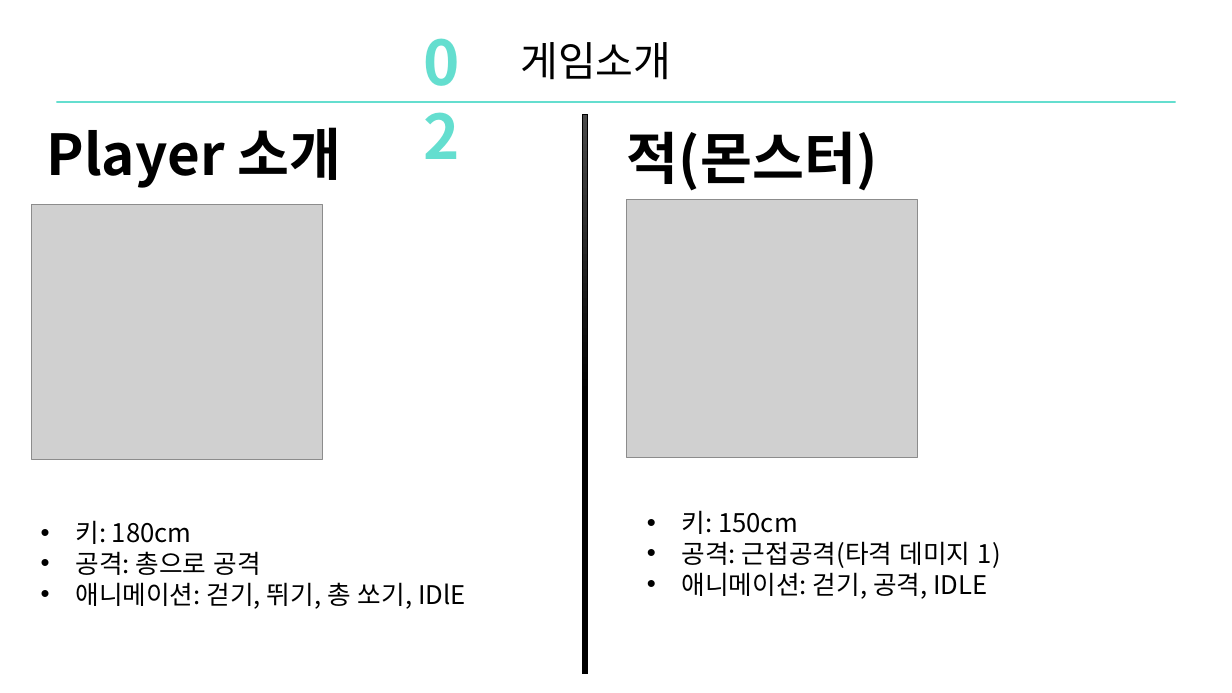
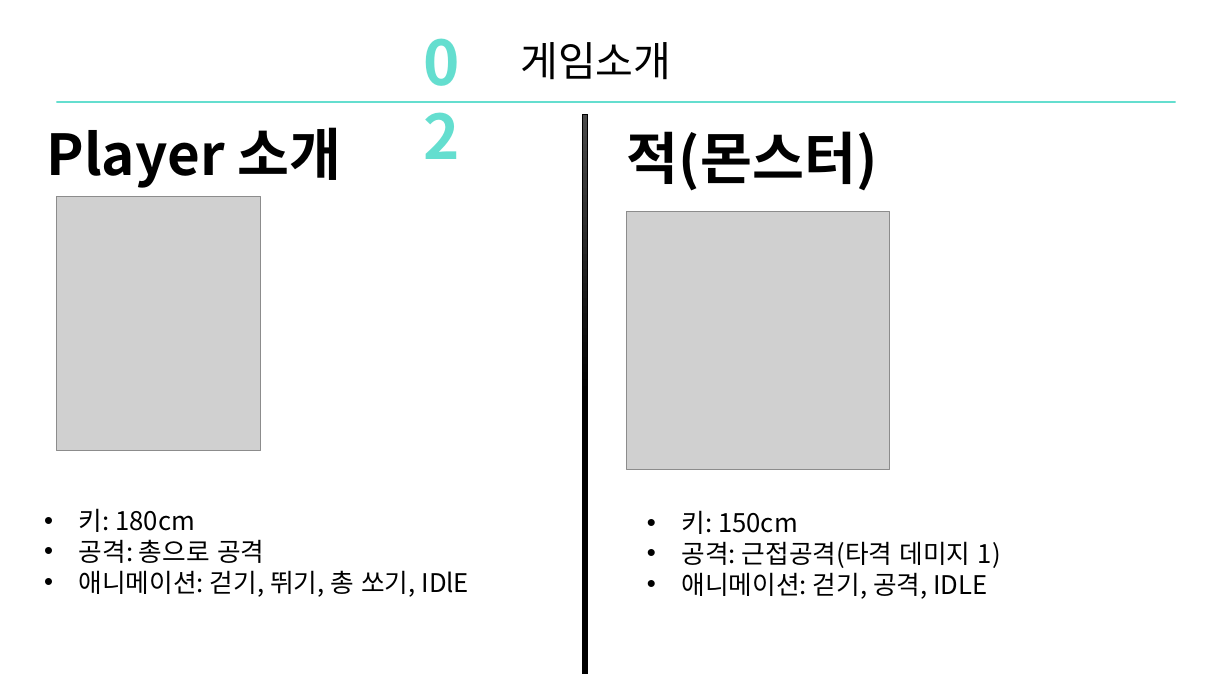
Before and after one commit to DoHanK/COLONY, a slide deck: slide 10 of 기획서/Colony_ppt발표.pptx (slide 8 before the commit). Drawn at 1232x693 pixels with LibreOffice and Linux fonts; fonts in the diff are those of the drawing; grey boxes stand for pictures. Boxes give left, top, right and bottom in pixels: in the first picture for what was removed or moved away, otherwise in the second. Text is boxed around its words. In the diff, an @@ line names an element or a change of style, - is before the commit and + after.

```diff
--- a/기획서/Colony_ppt발표.pptx
+++ b/기획서/Colony_ppt발표.pptx
@@ picture: place and size @@
-picture at <box>31,204,323,459</box>
+picture at <box>56,196,262,451</box>
@@ picture: place and size @@
-picture at <box>627,200,918,457</box>
+picture at <box>627,212,890,470</box>
@@ text "키: 180cm": place and size @@
-text "키: 180cm" at <box>75,520,466,609</box>
+text "키: 180cm" at <box>79,508,469,597</box>
```
Also in this commit, not shown: 8 other slides changed, 1 slide added, 1 slide removed.
